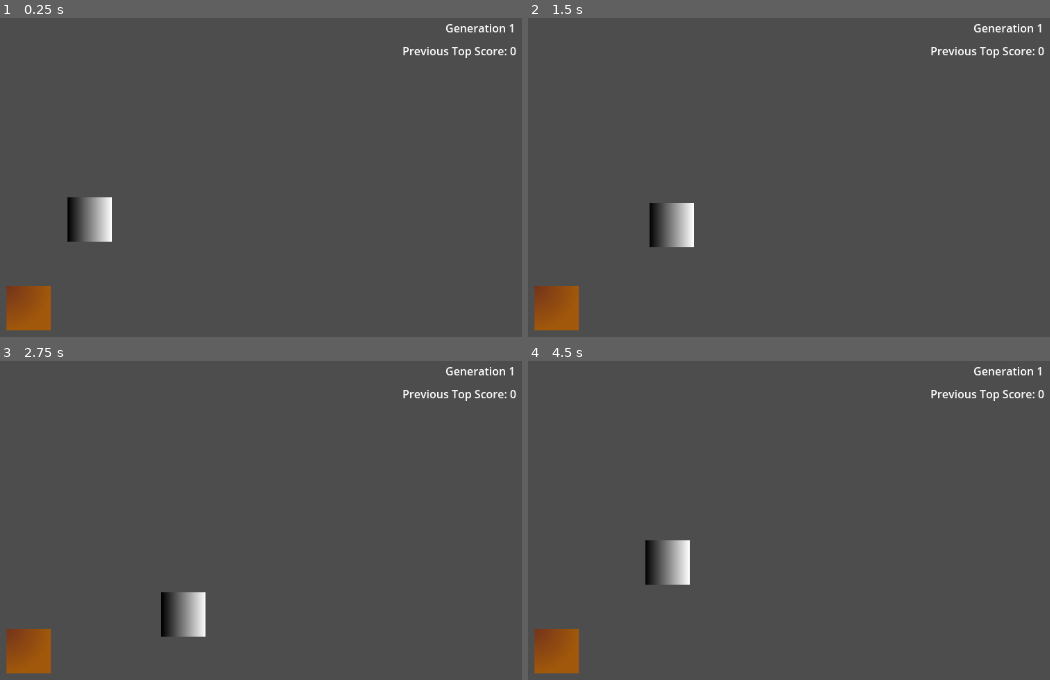
Above: before the commit, frames 1-4 (two rows, left to right).
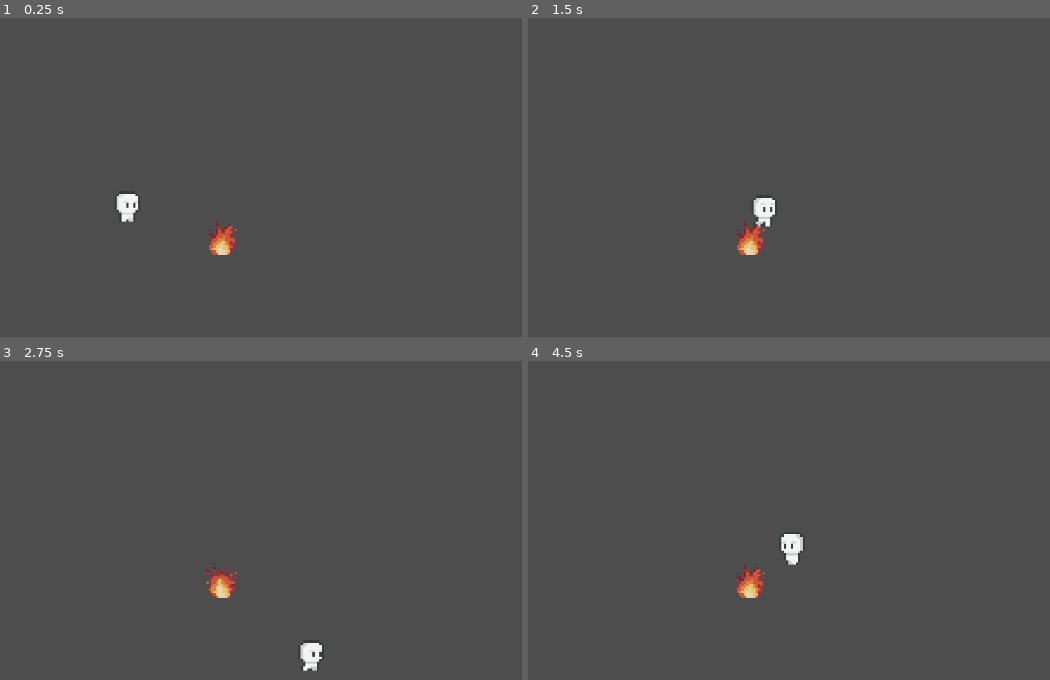
Above: after the commit, the same moments.

Repository: AlexanderVahaviolos/Rooms-and-Agents-Neural-Network
Game: Godot game, scene res://Scenes/MainScene.tscn
Same seed, same stepped clock (60 frames per second), same inputs: the game is played once before the commit and once after it.
Inputs:
- Up to frame 1 (0.25 s): no input
- Up to frame 2 (1.5 s): tap Enter at 0.5 s; hold D (right) 0.53-1.28 s; hold S (down) from 1.28 s (still down)
- Up to frame 3 (2.75 s): release S (down) at 2.03 s; hold D (right) from 2.03 s (still down)
- Up to frame 4 (4.5 s): release D (right) at 2.78 s; hold W (up) 2.78-3.53 s; hold A (left) from 3.53 s (still down)

The runs differ from the first frame. In frame 1, 3.4% of the frame differs, in the area x 1-99%, y 1-99%; in frame 2, 3.4%; in frame 3, 3.4%; in frame 4, 3.5%.

Commit message:
pc prog dump

Diff:
--- /dev/null
+++ b/Components/DetectionComponent.gd
@@ -0,0 +1,45 @@
+extends Area2D
+class_name DetectionComponent
+
+@export var Respondee: Node
+@export_range(0.0, 1.0, 0.1) var PayloadSendTime: float
+@onready var DetectionArea: CollisionShape2D = $CollisionShape2D
+
+var detect_timer: Timer = Timer.new()
+var targets: Dictionary[String, Dictionary]
+
+func _ready() -> void:
+	connect("area_entered", Callable(self, "_on_area_entered"))
+	connect("area_exited", Callable(self, "_on_area_exited"))
+	detect_timer.connect("timeout", Callable(self, "_on_timeout"))
+
+	detect_timer.wait_time = PayloadSendTime
+	add_child(detect_timer)
+	collision_layer = 0
+	collision_mask << 2
+
+func _physics_process(_delta: float) -> void:
+	if targets.size() > 0:
+		if detect_timer.is_stopped():
+			detect_timer.start()
+
+		for target in targets.values():
+			target["distance"] = Respondee.global_position - target["instance"].global_position
+
+	elif targets.size() == 0:
+		detect_timer.stop()
+
+func _on_area_entered(area: Area2D) -> void:
+	print(area)
+	targets[area.name] = {
+		"instance": area,
+		"hazard": area.hazard_type,
+		"bounds": area.hazard_bounds,
+		"distance": Respondee.global_position - area.global_position
+	}
+
+func _on_area_exited(area: Area2D) -> void:
+	targets.erase(area.name)
+
+func _on_timeout() -> void:
+	print(targets.values())
--- /dev/null
+++ b/Components/Hazards/FireComponent.gd
@@ -0,0 +1,26 @@
+class_name FireComponent extends Hazard
+
+@export var FireAnimation: AnimationPlayer
+@export var ticks: int
+
+@onready var hazard_collider: CollisionShape2D = $HazardCollider
+var hazard_bounds: Rect2i
+
+func _ready() -> void:
+	hazard_type = "Fire"
+	connect("body_entered", Callable(self, "_on_hazard_enter"))
+	FireAnimation.play("fire")
+
+	var collision_shape: Shape2D = hazard_collider.shape
+	hazard_bounds = collision_shape.get_rect()
+
+func _on_hazard_enter(body: Node2D) -> void:
+	print("BODY ENTERED")
+	if body.iframes == 0:
+		var knockback_direction = -body.movement_component.direction
+		print("APPLIED ", damage_dealt, " DAMAGE")
+		body.health_component.apply_damage(damage_dealt)
+		if knockback_force > 0:
+			body.knockback_enabled = true
+			print("APPLIED ", knockback_force, " IN ", knockback_direction)
+			body.velocity = knockback_force * knockback_direction
--- /dev/null
+++ b/Components/Hazards/Hazard.gd
@@ -0,0 +1,10 @@
+@abstract
+class_name Hazard extends Area2D
+
+var hazard_type: String
+
+@export var damage_dealt: int = 10
+@export var knockback_force: float
+
+@abstract
+func _on_hazard_enter(body: Node2D) -> void
--- /dev/null
+++ b/Components/Hazards/SpikeComponent.gd
@@ -0,0 +1,15 @@
+class_name SpikeHazard extends Hazard
+
+func _ready() -> void:
+	connect("body_entered", Callable(self, "_on_hazard_enter"))
+
+func _on_hazard_enter(body: Node2D) -> void:
+	#print("BODY ENTERED")
+	if body.iframes == 0:
+		var knockback_direction = -body.movement_component.direction
+		#print("APPLIED ", damage_dealt, " DAMAGE")
+		body.health_component.apply_damage(damage_dealt)
+		if knockback_force > 0:
+			body.knockback_enabled = true
+			#print("APPLIED ", knockback_force, " IN ", knockback_direction)
+			body.velocity = knockback_force * knockback_direction
--- /dev/null
+++ b/Components/HealthComponent.gd
@@ -0,0 +1,40 @@
+extends Node
+class_name HealthComponent
+
+signal health_changed(current: int, max: int)
+signal damaged(amount: int)
+signal healed(amount: int)
+signal died
+
+@export var max_health: int:
+	set(value):
+		max_health = value
+		current_health = value
+@export var current_health: int
+
+@export var defense : int = 10
+
+func apply_damage(amount: int) -> void:
+	if amount <= 0 or current_health <= 0:
+		return
+	current_health = max(current_health - amount, 0)
+
+	emit_signal("damaged", amount)
+	emit_signal("health_changed", current_health, max_health)
+
+	if current_health <= 0:
+		emit_signal("died")
+
+func heal(amount: int) -> void:
+	if amount <= 0 or current_health <= 0:
+		return
+	current_health = min(current_health + amount, max_health)
+	emit_signal("healed", amount)
+	emit_signal("health_changed", current_health, max_health)
+
+func kill() -> void:
+	apply_damage(current_health)
+
+func reset_health() -> void:
+	current_health = max_health
+	emit_signal("health_changed", current_health, max_health)
--- a/Scenes/MainScene.tscn
+++ b/Scenes/MainScene.tscn
@@ -1,10 +1,11 @@
-[gd_scene load_steps=6 format=3 uid="uid://djc78b1oo870w"]
+[gd_scene load_steps=7 format=3 uid="uid://djc78b1oo870w"]
 
 [ext_resource type="Script" uid="uid://buudbiv2a8l38" path="res://Scripts/MainScene.gd" id="1_hpc76"]
 [ext_resource type="PackedScene" uid="uid://djp5h0dj1pxl4" path="res://Scenes/Room.tscn" id="2_nhkr4"]
 [ext_resource type="PackedScene" uid="uid://bhyy0dr278vwm" path="res://Scenes/Agent.tscn" id="3_7rqgy"]
 [ext_resource type="PackedScene" uid="uid://c0iktnuw2tq5e" path="res://Scenes/controllable_agent.tscn" id="4_7rqgy"]
 [ext_resource type="PackedScene" uid="uid://bpnpiciit0b2v" path="res://Scenes/target.tscn" id="5_qxria"]
+[ext_resource type="PackedScene" uid="uid://5vc2smd5iind" path="res://Scenes/fire_hazard.tscn" id="6_y4jh7"]
 
 [node name="MainScene" type="Node2D"]
 script = ExtResource("1_hpc76")
@@ -15,7 +16,7 @@
 enable_character = true
 
 [node name="SimulationCamera" type="Camera2D" parent="."]
-position = Vector2(56, 0)
+zoom = Vector2(3.4, 3.4)
 
 [node name="SimulationUI" type="Control" parent="SimulationCamera"]
 layout_mode = 3
@@ -45,7 +46,10 @@
 
 [node name="AgentContainer" type="Node2D" parent="."]
 
-[node name="TargetContainer" type="Node2D" parent="."]
+[node name="HazardContainer" type="Node2D" parent="."]
 
-[node name="target" parent="TargetContainer" instance=ExtResource("5_qxria")]
+[node name="target" parent="HazardContainer" instance=ExtResource("5_qxria")]
 position = Vector2(-88, 128)
+
+[node name="FireHazard" parent="HazardContainer" instance=ExtResource("6_y4jh7")]
+position = Vector2(39, 8)
--- a/Scenes/controllable_agent.tscn
+++ b/Scenes/controllable_agent.tscn
@@ -1,34 +1,129 @@
-[gd_scene load_steps=6 format=3 uid="uid://c0iktnuw2tq5e"]
+[gd_scene load_steps=13 format=3 uid="uid://c0iktnuw2tq5e"]
 
 [ext_resource type="Script" uid="uid://bclmhuthf1wn7" path="res://Scripts/controllable_agent.gd" id="1_y4x24"]
+[ext_resource type="Script" uid="uid://dkha4eqw0qmoa" path="res://Components/DetectionComponent.gd" id="2_bbcp7"]
+[ext_resource type="Script" uid="uid://d02olb4wb0hhx" path="res://Components/HealthComponent.gd" id="2_dwdqi"]
+[ext_resource type="Script" uid="uid://byd3700ubxftj" path="res://Scripts/States/state_machine.gd" id="2_qbfg8"]
 [ext_resource type="Script" uid="uid://csj7q8fitqvrx" path="res://Components/MovementComponent.gd" id="2_ywuk8"]
+[ext_resource type="Texture2D" uid="uid://duyhklxq2o5r7" path="res://Sprites/agentSpritesheet.png" id="4_q6esm"]
 
-[sub_resource type="Gradient" id="Gradient_ywuk8"]
+[sub_resource type="RectangleShape2D" id="RectangleShape2D_6dhqv"]
+size = Vector2(28, 42)
 
-[sub_resource type="GradientTexture2D" id="GradientTexture2D_ywuk8"]
-gradient = SubResource("Gradient_ywuk8")
+[sub_resource type="Animation" id="Animation_qbfg8"]
+length = 0.001
+tracks/0/type = "value"
+tracks/0/imported = false
+tracks/0/enabled = true
+tracks/0/path = NodePath("AgentSprite:frame_coords")
+tracks/0/interp = 1
+tracks/0/loop_wrap = true
+tracks/0/keys = {
+"times": PackedFloat32Array(0),
+"transitions": PackedFloat32Array(1),
+"update": 1,
+"values": [Vector2i(0, 0)]
+}
 
-[sub_resource type="CircleShape2D" id="CircleShape2D_dwdqi"]
-radius = 32.01562
+[sub_resource type="Animation" id="Animation_q6esm"]
+resource_name = "idle"
+length = 1.5
+loop_mode = 1
+step = 0.1
+tracks/0/type = "value"
+tracks/0/imported = false
+tracks/0/enabled = true
+tracks/0/path = NodePath("AgentSprite:frame_coords")
+tracks/0/interp = 1
+tracks/0/loop_wrap = true
+tracks/0/keys = {
+"times": PackedFloat32Array(0, 0.2, 1),
+"transitions": PackedFloat32Array(1, 1, 1),
+"update": 1,
+"values": [Vector2i(0, 0), Vector2i(2, 0), Vector2i(3, 0)]
+}
 
-[node name="ControllableAgent" type="CharacterBody2D" node_paths=PackedStringArray("movement_component")]
+[sub_resource type="Animation" id="Animation_bbcp7"]
+resource_name = "move"
+length = 0.8
+loop_mode = 1
+step = 0.1
+tracks/0/type = "value"
+tracks/0/imported = false
+tracks/0/enabled = true
+tracks/0/path = NodePath("AgentSprite:frame_coords")
+tracks/0/interp = 0
+tracks/0/loop_wrap = true
+tracks/0/keys = {
+"times": PackedFloat32Array(0, 0.1, 0.2, 0.3, 0.4, 0.5, 0.6, 0.7),
+"transitions": PackedFloat32Array(1, 1, 1, 1, 1, 1, 1, 1),
+"update": 1,
+"values": [Vector2i(0, 1), Vector2i(1, 1), Vector2i(2, 1), Vector2i(3, 1), Vector2i(4, 1), Vector2i(5, 1), Vector2i(6, 1), Vector2i(7, 1)]
+}
+
+[sub_resource type="AnimationLibrary" id="AnimationLibrary_6dhqv"]
+_data = {
+&"RESET": SubResource("Animation_qbfg8"),
+&"idle": SubResource("Animation_q6esm"),
+&"move": SubResource("Animation_bbcp7")
+}
+
+[sub_resource type="CapsuleShape2D" id="CapsuleShape2D_qbfg8"]
+radius = 4.0
+height = 12.0
+
+[node name="ControllableAgent" type="CharacterBody2D"]
+collision_mask = 0
+script = ExtResource("1_y4x24")
+iframes_on_hit = 20
+
+[node name="Area2D" type="Area2D" parent="." node_paths=PackedStringArray("Respondee")]
+collision_layer = 0
 collision_mask = 2
-script = ExtResource("1_y4x24")
-movement_component = NodePath("MovementComponent")
+script = ExtResource("2_bbcp7")
+Respondee = NodePath("..")
+PayloadSendTime = 0.1
+
+[node name="CollisionShape2D" type="CollisionShape2D" parent="Area2D"]
+position = Vector2(0, 21)
+shape = SubResource("RectangleShape2D_6dhqv")
+
+[node name="AgentAnimator" type="AnimationPlayer" parent="."]
+libraries = {
+&"": SubResource("AnimationLibrary_6dhqv")
+}
+
+[node name="StateMachine" type="Node" parent="." node_paths=PackedStringArray("owner_ref")]
+script = ExtResource("2_qbfg8")
+owner_ref = NodePath("..")
+initial_state = "idle"
+
+[node name="HealthComponent" type="Node" parent="."]
+script = ExtResource("2_dwdqi")
+max_health = 10
+current_health = 10
+defense = 0
+metadata/_custom_type_script = "uid://d02olb4wb0hhx"
 
 [node name="MovementComponent" type="Node" parent="."]
 script = ExtResource("2_ywuk8")
-acceleration = 500.0
-decceleration = 400.0
-max_velocity = Vector2(100, 100)
+acceleration = 210.0
+decceleration = 600.0
+max_velocity = Vector2(60, 60)
 
 [node name="AgentSprite" type="Sprite2D" parent="."]
-texture = SubResource("GradientTexture2D_ywuk8")
+texture_filter = 1
+texture = ExtResource("4_q6esm")
+offset = Vector2(0, -6)
+hframes = 8
+vframes = 2
 
 [node name="AgentCollider" type="CollisionShape2D" parent="."]
-shape = SubResource("CircleShape2D_dwdqi")
+position = Vector2(0, -5)
+shape = SubResource("CapsuleShape2D_qbfg8")
 
 [node name="RayCast2D" type="RayCast2D" parent="."]
+visible = false
 target_position = Vector2(0, 150)
 collision_mask = 2
 collide_with_areas = true
--- /dev/null
+++ b/Scenes/fire_hazard.tscn
@@ -0,0 +1,70 @@
+[gd_scene load_steps=7 format=3 uid="uid://5vc2smd5iind"]
+
+[ext_resource type="Script" uid="uid://b2cxmxx6atu31" path="res://Components/Hazards/FireComponent.gd" id="1_xm34u"]
+[ext_resource type="Texture2D" uid="uid://gax01mdt3kmc" path="res://Sprites/hazards.png" id="2_3frdq"]
+
+[sub_resource type="Animation" id="Animation_xv73o"]
+length = 0.001
+tracks/0/type = "value"
+tracks/0/imported = false
+tracks/0/enabled = true
+tracks/0/path = NodePath("HazardSprite:frame_coords")
+tracks/0/interp = 1
+tracks/0/loop_wrap = true
+tracks/0/keys = {
+"times": PackedFloat32Array(0),
+"transitions": PackedFloat32Array(1),
+"update": 1,
+"values": [Vector2i(0, 1)]
+}
+
+[sub_resource type="Animation" id="Animation_b0pwb"]
+resource_name = "fire"
+length = 0.6
+loop_mode = 1
+step = 0.05
+tracks/0/type = "value"
+tracks/0/imported = false
+tracks/0/enabled = true
+tracks/0/path = NodePath("HazardSprite:frame_coords")
+tracks/0/interp = 0
+tracks/0/loop_wrap = true
+tracks/0/keys = {
+"times": PackedFloat32Array(0, 0.15, 0.3, 0.45),
+"transitions": PackedFloat32Array(1, 1, 1, 1),
+"update": 1,
+"values": [Vector2i(0, 1), Vector2i(1, 1), Vector2i(2, 1), Vector2i(3, 1)]
+}
+
+[sub_resource type="AnimationLibrary" id="AnimationLibrary_xv4nc"]
+_data = {
+&"RESET": SubResource("Animation_xv73o"),
+&"fire": SubResource("Animation_b0pwb")
+}
+
+[sub_resource type="CircleShape2D" id="CircleShape2D_b0pwb"]
+radius = 5.0
+
+[node name="FireHazard" type="Area2D" node_paths=PackedStringArray("FireAnimation")]
+collision_layer = 2
+script = ExtResource("1_xm34u")
+FireAnimation = NodePath("AnimationPlayer")
+damage_dealt = 2
+knockback_force = 50.0
+metadata/_custom_type_script = "uid://b2cxmxx6atu31"
+
+[node name="AnimationPlayer" type="AnimationPlayer" parent="."]
+libraries = {
+&"": SubResource("AnimationLibrary_xv4nc")
+}
+
+[node name="HazardSprite" type="Sprite2D" parent="."]
+texture_filter = 1
+texture = ExtResource("2_3frdq")
+hframes = 4
+vframes = 4
+frame = 4
+
+[node name="HazardCollider" type="CollisionShape2D" parent="."]
+position = Vector2(0, 2)
+shape = SubResource("CircleShape2D_b0pwb")
--- /dev/null
+++ b/Scenes/spike_hazard.tscn
@@ -0,0 +1,26 @@
+[gd_scene load_steps=5 format=3 uid="uid://bnnroyotxaufp"]
+
+[ext_resource type="Script" uid="uid://b2cxmxx6atu31" path="res://Components/Hazards/FireComponent.gd" id="1_f6v7v"]
+
+[sub_resource type="Gradient" id="Gradient_ywuk8"]
+offsets = PackedFloat32Array(0.24666667, 1)
+colors = PackedColorArray(0.78707045, 0.19032401, 0.057119332, 1, 1, 0.9213333, 0.41000003, 1)
+
+[sub_resource type="GradientTexture2D" id="GradientTexture2D_f6v7v"]
+gradient = SubResource("Gradient_ywuk8")
+fill = 1
+fill_from = Vector2(0.5, 0.5)
+fill_to = Vector2(1, 1)
+
+[sub_resource type="CircleShape2D" id="CircleShape2D_eoy5a"]
+radius = 32.01562
+
+[node name="SpikeHazard" type="Area2D"]
+script = ExtResource("1_f6v7v")
+metadata/_custom_type_script = "uid://b2cxmxx6atu31"
+
+[node name="HazardSprite" type="Sprite2D" parent="."]
+texture = SubResource("GradientTexture2D_f6v7v")
+
+[node name="HazardCollider" type="CollisionShape2D" parent="."]
+shape = SubResource("CircleShape2D_eoy5a")
--- /dev/null
+++ b/Scripts/States/AgentStates/AgentKnockback.gd
@@ -0,0 +1,18 @@
+extends State
+
+func enter(entity: Node2D) -> void:
+	entity.movement_component.direction = Vector2.ZERO
+	entity.movement_component.velocity = Vector2.ZERO
+	entity.iframes = entity.iframes_on_hit
+	entity.animation_player.play("idle")
+
+func exit(_entity: Node2D) -> void:
+	pass
+
+func update(_entity: Node2D, _delta) -> void:
+	pass
+
+func physics_update(entity: Node2D, delta) -> void:
+	entity.velocity = entity.velocity.move_toward(Vector2.ZERO, 200 * delta)
+	if entity.velocity.length() < 1.0:
+		entity.state_machine.change_state("idle")
--- /dev/null
+++ b/Scripts/States/ControlledAgentStates/CAgentIdle.gd
@@ -0,0 +1,18 @@
+extends State
+
+func enter(entity: Node2D) -> void:
+	entity.animation_player.play("idle")
+	entity.movement_component.velocity = Vector2.ZERO
+	entity.velocity = Vector2.ZERO
+
+func exit(_entity: Node2D) -> void:
+	pass
+
+func update(entity: Node2D, _delta) -> void:
+	var dir: Vector2 = Input.get_vector("left", "right", "up", "down")
+	entity.movement_component.direction = dir
+	if dir != Vector2.ZERO:
+		entity.state_machine.change_state("move")
+
+func physics_update(_entity: Node2D, _delta) -> void:
+	pass
--- /dev/null
+++ b/Scripts/States/ControlledAgentStates/CAgentMove.gd
@@ -0,0 +1,21 @@
+extends State
+
+func enter(entity: Node2D) -> void:
+	entity.animation_player.play("move")
+
+func exit(_entity: Node2D) -> void:
+	pass
+
+func update(entity: Node2D, _delta) -> void:
+	var dir: Vector2 = Input.get_vector("left", "right", "up", "down")
+	entity.movement_component.direction = dir
+	if entity.velocity == Vector2.ZERO and dir == Vector2.ZERO:
+		entity.state_machine.change_state("idle")
+
+func physics_update(entity: Node2D, delta) -> void:
+	if entity.movement_component.direction != Vector2.ZERO:
+		entity.movement_component.accelerate(delta)
+	else:
+		entity.movement_component.decelerate(delta)
+
+	entity.velocity = entity.movement_component.velocity
--- /dev/null
+++ b/Scripts/States/States.gd
@@ -0,0 +1,9 @@
+@abstract
+class_name State extends Node
+
+@export var state_name : String
+
+@abstract func enter(entity: Node2D)
+@abstract func exit(entity: Node2D)
+@abstract func update(entity: Node2D, delta)
+@abstract func physics_update(entity: Node2D, delta)
--- /dev/null
+++ b/Scripts/States/state_machine.gd
@@ -0,0 +1,28 @@
+@icon("res://Sprites/Icons/states.png")
+
+extends Node
+class_name StateMachine
+
+@export var owner_ref: Node2D
+@export var initial_state : String
+var states: Dictionary = {} # {"Idle": IdleState.tres, "Move": MoveState.tres}
+var current_state
+
+func start():
+	change_state(initial_state)
+
+func _process(delta: float):
+	if current_state:
+		current_state.update(owner_ref, delta)
+
+func _physics_process(delta: float):
+	if current_state:
+		current_state.physics_update(owner_ref, delta)
+
+func change_state(state_name: String):
+	if current_state:
+		current_state.exit(owner_ref)
+	current_state = states.get(state_name)
+	if current_state:
+		current_state.enter(owner_ref)
+	#print("[STATE MACHINE] - THE STATE: ", state_name)
--- a/Scripts/controllable_agent.gd
+++ b/Scripts/controllable_agent.gd
@@ -1,23 +1,47 @@
 extends CharacterBody2D
 
-@export var movement_component: MovementComponent
-var direction: Vector2 = Vector2.ZERO
+@onready var state_machine: StateMachine = $StateMachine
+@onready var animation_player: AnimationPlayer = $AgentAnimator
+
+@onready var health_component: HealthComponent = $HealthComponent
+@onready var movement_component: MovementComponent = $MovementComponent
 
 @onready var raycast: RayCast2D = $RayCast2D
 
+@export var iframes_on_hit: int
+var iframes: int = 0
+var knockback_enabled: bool = false
+
+var flip_threshold: float = 0.1
+
+var states: Dictionary = {
+	"idle": preload("res://Scripts/States/ControlledAgentStates/CAgentIdle.gd").new(),
+	"move": preload("res://Scripts/States/ControlledAgentStates/CAgentMove.gd").new(),
+	"knockback": preload("res://Scripts/States/AgentStates/AgentKnockback.gd").new()
+}
+
 func _ready() -> void:
-	pass
+	health_component.connect("damaged", Callable(self, "_on_damaged"))
+	health_component.connect("died", Callable(self, "_on_death"))
+	state_machine.states = self.states
+
+	for state in states.values():
+		state_machine.add_child(state)
+	state_machine.start()
 
 func _physics_process(delta: float) -> void:
-	direction = Input.get_vector("left", "right", "up", "down")
-	if direction != Vector2.ZERO:
-		movement_component.direction = direction
-		movement_component.accelerate(delta)
-	else:
-		movement_component.decelerate(delta)
+	if movement_component.direction.x > flip_threshold: # if looking right
+		$AgentSprite.scale.x = 1.0
+	elif movement_component.direction.x < -flip_threshold: # if looking left
+		$AgentSprite.scale.x = -1.0
 
-	# Apply Velocity
-	#print("VELOCITY = ", owner.movement_component.velocity)
-	velocity = movement_component.velocity
+	if iframes > 0:
+		iframes -= delta
+	move_and_slide()
 
-	move_and_slide()
+func _on_damaged(_damage: int) -> void:
+	state_machine.change_state("knockback")
+
+func _on_death() -> void:
+	print(self.name, " has died")
+	self.queue_free()
--- a/project.godot
+++ b/project.godot
@@ -14,6 +14,10 @@
 run/main_scene="uid://djc78b1oo870w"
 config/features=PackedStringArray("4.5", "GL Compatibility")
 config/icon="res://icon.svg"
+
+[global_group]
+
+Player=""
 
 [input]
 
@@ -41,7 +45,7 @@
 [layer_names]
 
 2d_physics/layer_1="agents"
-2d_physics/layer_2="targets"
+2d_physics/layer_2="hazards"
 
 [rendering]
 
Not shown, added: Components/DetectionComponent.gd.uid
Not shown, added: Components/Hazards/FireComponent.gd.uid
Not shown, added: Components/Hazards/Hazard.gd.uid
Not shown, added: Components/Hazards/SpikeComponent.gd.uid
Not shown, added: Components/HealthComponent.gd.uid
Not shown, added: Scripts/States/AgentStates/AgentKnockback.gd.uid
Not shown, added: Scripts/States/ControlledAgentStates/CAgentIdle.gd.uid
Not shown, added: Scripts/States/ControlledAgentStates/CAgentMove.gd.uid
Not shown, added: Scripts/States/States.gd.uid
Not shown, added: Scripts/States/state_machine.gd.uid
Binary file added: Sprites/agentSpritesheet.png
Not shown, added: Sprites/agentSpritesheet.png.import
(and 4 more such lines)
